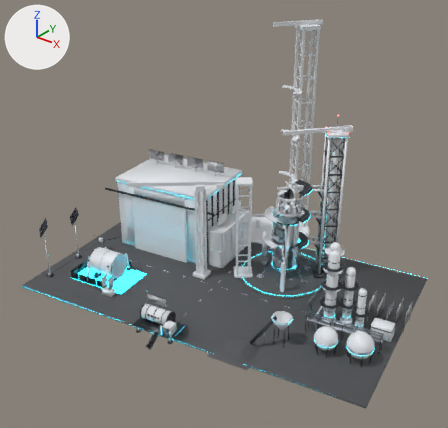
The glTF model art/3d/buildings/shipyard/shipyard_game.glb: old version first, new version second.
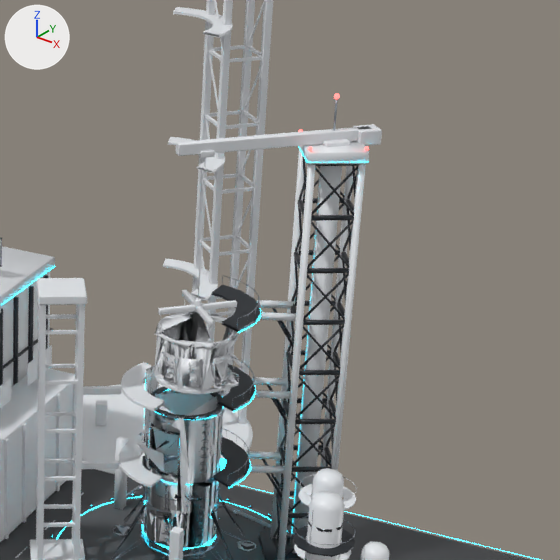
Each version appears first whole from a 50 mm camera at (114.2, -137.2, 106.4) aimed at (9.3, -6.1, 25.1), and next in a close-up on the part from 50% to 92% of the width and 19% to 64% of the height. Arrows for +X, +Y and +Z are at upper left; the lights stay in place. The last two pictures show the newer version. Both versions are drawn at frame 22 of the action 'crane_jib_swing'; the numbers are the values there.

Before the edit, the objects in view are built like this:
```python
me_mesh_4 = bpy.data.meshes.new('Mesh_4')
me_mesh_4.from_pydata(...)  # 808 vertices, 1400 faces; spans x 12158.0..12913.0, y -7718.0..-5509.0, z 3327.0..6138.0
me_mesh_4.materials.append(mat_sh_white)  # white #e6e9ed
me_mesh_5 = bpy.data.meshes.new('Mesh_5')
me_mesh_5.from_pydata(...)  # 273 vertices, 498 faces; spans x 6162.0..7406.0, y -6546.0..-3744.0, z 3327.0..5613.0
me_mesh_5.materials.append(mat_sh_white)  # white #e6e9ed
ob_crane_jib = bpy.data.objects.new('Crane_Jib', None)
ob_crane_jib.location = (30.62, 20.38, 48.63)
ob_crane_jib.rotation_euler = (0.0, 0.0, 0.222)  # degrees (0, 0, 13)
ob_mesh_4 = bpy.data.objects.new('Mesh_4', me_mesh_4)
ob_mesh_4.parent = ob_tier_05
ob_mesh_4.location = (-51.98, 48.99, -24.55)
ob_mesh_4.scale = (0.00743, 0.00743, 0.00743)
ob_mesh_5 = bpy.data.objects.new('Mesh_5', me_mesh_5)
ob_mesh_5.parent = ob_tier_08
ob_mesh_5.location = (-51.98, 48.99, -24.55)
ob_mesh_5.scale = (0.00743, 0.00743, 0.00743)
# also in view: 'Mesh_1' at (26.2, 15.1, 37.0); 'Mesh_6' at (16.2, 6.2, 16.7); 'Mesh_0' at (8.9, -4.5, 26.3); 'Mesh_7' at (-0.3, 36.0, 37.2)
```
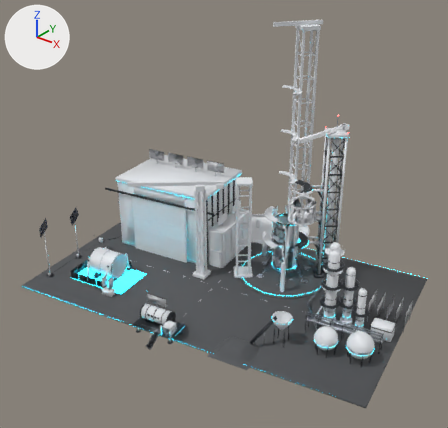
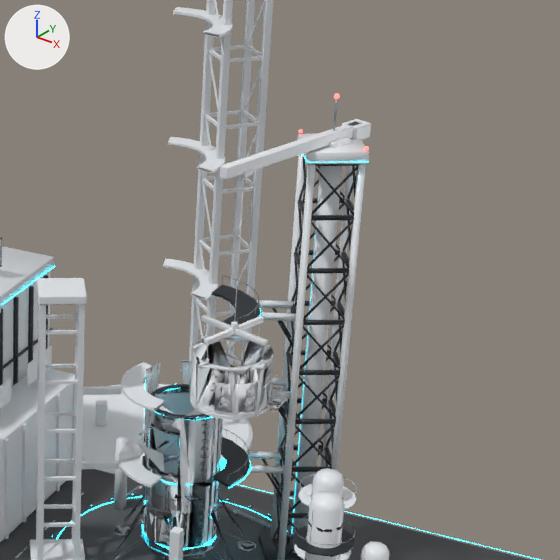
ob_crane_jib is not drawn itself; it is the parent of ob_mesh_1.

Where the change shows, as pixel boxes (x1, y1, x2, y2) in the close-ups (560 x 560 px):
'Mesh_1', turned: before (154, 124, 382, 394); after (189, 119, 371, 420)

The change, as a diff of the scene's bpy script:
```diff
--- a/art/3d/buildings/shipyard/shipyard_game.glb.py
+++ b/art/3d/buildings/shipyard/shipyard_game.glb.py
@@ ob_crane_jib @@
 ob_crane_jib.location = (30.62, 20.38, 48.63)
-ob_crane_jib.rotation_euler = (0.0, 0.0, 0.222)  # degrees (0, 0, 13)
+ob_crane_jib.rotation_euler = (0.0, 0.0, 0.711)  # degrees (0, 0, 41)
```
